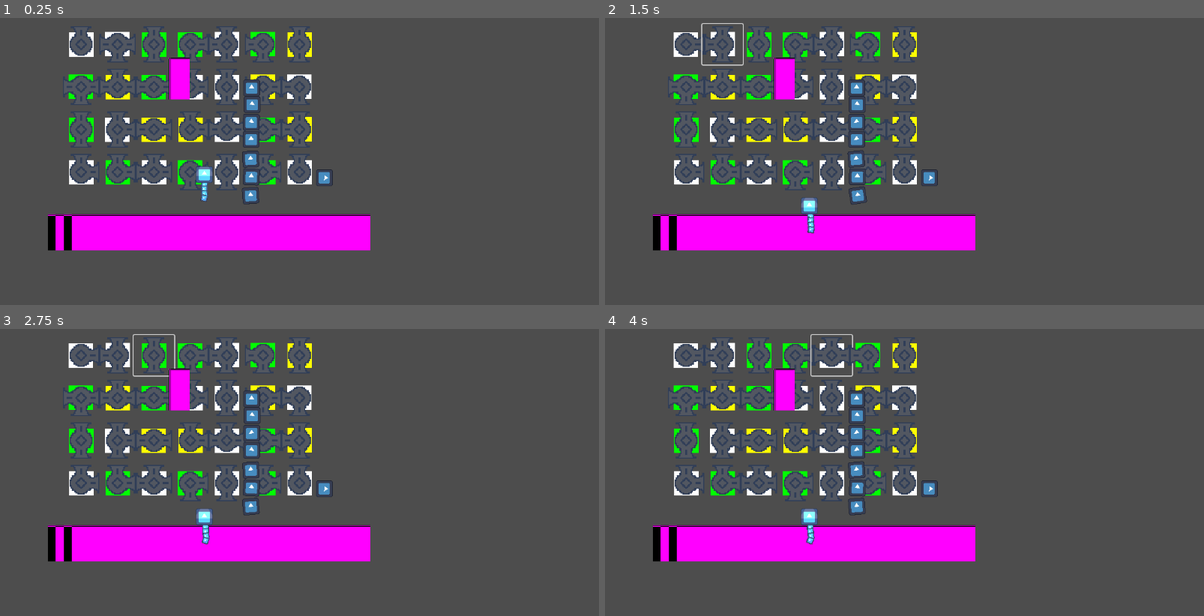
Above: before the commit, frames 1-4 (two rows, left to right).
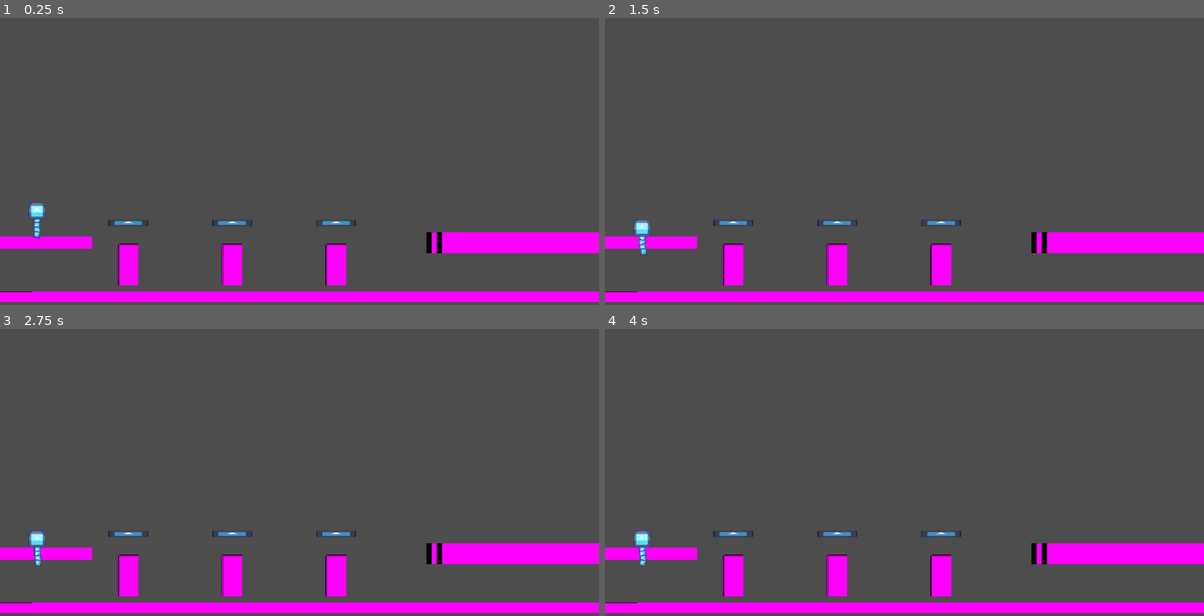
Above: after the commit, the same moments.

Repository: Daniel-M-C/CalgaryHacks2025
Game: Godot game, scene res://World/main_world.tscn
Same seed, same stepped clock (60 frames per second), same inputs: the game is played once before the commit and once after it. The engine's default icon, where the game draws it, is replaced by a stand-in: a white triangle on a blue panel in a dark square.
Inputs (mouse positions are in pixels of both pictures, inside the frame that each line leads up to):
- Up to frame 1 (0.25 s): no input
- Up to frame 2 (1.5 s): click (688, 43) at 0.52 s; click (724, 43) at 1.27 s
- Up to frame 3 (2.75 s): click (155, 354) at 2.02 s
- Up to frame 4 (4 s): click (796, 354) at 2.77 s; click (832, 354) at 3.52 s

The runs differ from the first frame. In frame 1, 21% of the frame differs, in the area x 0-100%, y 2-99%; in frame 2, 21%; in frame 3, 21%; in frame 4, 21%, in the area x 0-100%, y 1-99%.

Commit message:
Finish second level and add camera movement

Diff:
--- a/Animal/player_one.gd
+++ b/Animal/player_one.gd
@@ -42,13 +42,13 @@
 	move_and_slide()
 
 
-func _on_hurt_box_body_entered(body):
-	if (body.damage):
-		hp -= body.damge
+
+func _on_hurt_box_area_entered(area: Area2D) -> void:
+	if area.get("damage"):
+		hp -= area.damage
 	else:
 		hp -= 10
 
-	pass
 func _input(event):
 
 	if event.is_action_pressed("action"):
--- a/Animal/player_one.tscn
+++ b/Animal/player_one.tscn
@@ -58,7 +58,7 @@
 
 [node name="PlayerOne" type="CharacterBody2D"]
 z_index = 3
-collision_layer = 0
+collision_layer = 65536
 script = ExtResource("1_oi0yx")
 
 [node name="CollisionShape2D" type="CollisionShape2D" parent="."]
@@ -239,4 +239,5 @@
 scale = Vector2(0.25, 0.25)
 sprite_frames = SubResource("SpriteFrames_0h8gg")
 
+[connection signal="area_entered" from="HurtBox" to="." method="_on_hurt_box_area_entered"]
 [connection signal="body_entered" from="HurtBox" to="." method="_on_hurt_box_body_entered"]
--- a/World/AnimalInteract/sparkes.gd
+++ b/World/AnimalInteract/sparkes.gd
@@ -1,5 +1,7 @@
 extends Area2D
+class_name Hitbox
 
+var damage : float = 34
 
 # Called when the node enters the scene tree for the first time.
 func _ready():
--- a/World/AnimalInteract/sparkes.tscn
+++ b/World/AnimalInteract/sparkes.tscn
@@ -17,6 +17,9 @@
 "speed": 5.0
 }]
 
+[sub_resource type="RectangleShape2D" id="RectangleShape2D_ofwlg"]
+size = Vector2(60, 10)
+
 [node name="Sparkes" type="Area2D"]
 collision_layer = 8
 collision_mask = 0
@@ -28,3 +31,9 @@
 [node name="AnimatedSprite2D" type="AnimatedSprite2D" parent="."]
 scale = Vector2(0.6, 0.1)
 sprite_frames = SubResource("SpriteFrames_8mq5r")
+
+[node name="StaticBody2D" type="StaticBody2D" parent="."]
+
+[node name="CollisionShape2D" type="CollisionShape2D" parent="StaticBody2D"]
+position = Vector2(0, 12)
+shape = SubResource("RectangleShape2D_ofwlg")
--- /dev/null
+++ b/World/camera_2d.gd
@@ -0,0 +1,16 @@
+extends Camera2D
+
+const level_position_offset : float = 1152
+const move_speed : float = 500
+const move_speed_lerp : float = 1
+
+var level_num : int = 0
+
+
+func _on_camera_trigger_body_entered(body: Node2D) -> void:
+	if is_instance_of(body, Player):#body.get_script() is Player:
+		level_num += 1
+		pass
+
+func _process(delta: float) -> void:
+	global_position = global_position.lerp(Vector2(level_position_offset * level_num, global_position.y), move_speed_lerp * delta)
--- a/World/main_world.tscn
+++ b/World/main_world.tscn
@@ -1,22 +1,82 @@
-[gd_scene load_steps=7 format=3 uid="uid://i5nl44n31aam"]
+[gd_scene load_steps=9 format=3 uid="uid://i5nl44n31aam"]
 
 [ext_resource type="PackedScene" uid="uid://dwryfod28727j" path="res://World/InteractibleObjects/draggable_platform.tscn" id="1_16qqv"]
+[ext_resource type="Script" uid="uid://b5n1cdon6r4qt" path="res://World/camera_2d.gd" id="1_cyt26"]
 [ext_resource type="PackedScene" uid="uid://ctkpfei25vhd4" path="res://Animal/player_one.tscn" id="2_rocas"]
 [ext_resource type="PackedScene" uid="uid://bhsrdhvqho0uw" path="res://World/AnimalInteract/cable.tscn" id="3_r6447"]
 [ext_resource type="PackedScene" uid="uid://cvl2y5enk7w5q" path="res://World/AnimalInteract/plug.tscn" id="5_8h63e"]
 [ext_resource type="PackedScene" uid="uid://bl62rm785ghlx" path="res://World/InteractibleObjects/pipe_puzzle.tscn" id="5_8rdcw"]
 [ext_resource type="PackedScene" uid="uid://bruuxa7166cbx" path="res://World/AnimalInteract/sparkes.tscn" id="6_8h63e"]
 
+[sub_resource type="RectangleShape2D" id="RectangleShape2D_8h63e"]
+size = Vector2(40, 70)
+
 [node name="MainWorld" type="Node2D"]
 
+[node name="Camera2D" type="Camera2D" parent="."]
+offset = Vector2(576, 324)
+script = ExtResource("1_cyt26")
+
+[node name="PlayerOne" parent="." instance=ExtResource("2_rocas")]
+position = Vector2(71, 439)
+
+[node name="JumpingLevel" type="Node2D" parent="."]
+
+[node name="Start" type="Marker2D" parent="JumpingLevel"]
+position = Vector2(0.5, 190.5)
+gizmo_extents = 460.0
+
+[node name="End" type="Marker2D" parent="JumpingLevel"]
+position = Vector2(1152.5, 196.5)
+gizmo_extents = 456.6
+
+[node name="Start2" parent="JumpingLevel" instance=ExtResource("1_16qqv")]
+position = Vector2(-23, 528)
+scale = Vector2(10, 0.3)
+
+[node name="Floor" parent="JumpingLevel" instance=ExtResource("1_16qqv")]
+position = Vector2(1294, 632)
+scale = Vector2(100, 0.25)
+
+[node name="DraggablePlatform" parent="JumpingLevel" instance=ExtResource("1_16qqv")]
+position = Vector2(246, 570.5)
+min_y = -200.0
+
+[node name="DraggablePlatform2" parent="JumpingLevel" instance=ExtResource("1_16qqv")]
+position = Vector2(446, 570.5)
+min_y = -200.0
+
+[node name="DraggablePlatform3" parent="JumpingLevel" instance=ExtResource("1_16qqv")]
+position = Vector2(646, 570.5)
+min_y = -200.0
+
+[node name="Sparkes" parent="JumpingLevel" instance=ExtResource("6_8h63e")]
+position = Vector2(246.5, 490)
+
+[node name="Sparkes2" parent="JumpingLevel" instance=ExtResource("6_8h63e")]
+position = Vector2(446.5, 490)
+
+[node name="Sparkes3" parent="JumpingLevel" instance=ExtResource("6_8h63e")]
+position = Vector2(646.5, 490)
+
+[node name="DraggablePlatform4" parent="JumpingLevel" instance=ExtResource("1_16qqv")]
+position = Vector2(1020, 528)
+scale = Vector2(10, 0.5)
+
+[node name="CameraTrigger" type="Area2D" parent="JumpingLevel"]
+position = Vector2(1083, 456)
+collision_layer = 65536
+collision_mask = 65536
+
+[node name="CollisionShape2D" type="CollisionShape2D" parent="JumpingLevel/CameraTrigger"]
+shape = SubResource("RectangleShape2D_8h63e")
+
 [node name="WaterLevel" type="Node2D" parent="."]
+position = Vector2(1152, 0)
 
 [node name="DraggablePlatform" parent="WaterLevel" instance=ExtResource("1_16qqv")]
 position = Vector2(345, 212)
 lock_x = true
-
-[node name="PlayerOne" parent="WaterLevel" instance=ExtResource("2_rocas")]
-position = Vector2(393, 369)
 
 [node name="DraggablePlatform2" parent="WaterLevel" instance=ExtResource("1_16qqv")]
 position = Vector2(402, 508)
@@ -33,33 +93,8 @@
 
 [node name="CanvasLayer" type="CanvasLayer" parent="WaterLevel"]
 layer = -2
+visible = false
 
 [node name="PipePuzzle" parent="WaterLevel/CanvasLayer" instance=ExtResource("5_8rdcw")]
 
-[node name="JumpingLevel" type="Node2D" parent="."]
-
-[node name="Start" type="Marker2D" parent="JumpingLevel"]
-position = Vector2(1154, 191)
-gizmo_extents = 461.5
-
-[node name="End" type="Marker2D" parent="JumpingLevel"]
-position = Vector2(2306, 197)
-gizmo_extents = 456.6
-
-[node name="DraggablePlatform" parent="JumpingLevel" instance=ExtResource("1_16qqv")]
-position = Vector2(1400, 550)
-
-[node name="DraggablePlatform2" parent="JumpingLevel" instance=ExtResource("1_16qqv")]
-position = Vector2(1600, 550)
-
-[node name="DraggablePlatform3" parent="JumpingLevel" instance=ExtResource("1_16qqv")]
-position = Vector2(1800, 550)
-
-[node name="Sparkes" parent="JumpingLevel" instance=ExtResource("6_8h63e")]
-position = Vector2(1400, 470)
-
-[node name="Sparkes2" parent="JumpingLevel" instance=ExtResource("6_8h63e")]
-position = Vector2(1600, 470)
-
-[node name="Sparkes3" parent="JumpingLevel" instance=ExtResource("6_8h63e")]
-position = Vector2(1800, 470)
+[connection signal="body_entered" from="JumpingLevel/CameraTrigger" to="Camera2D" method="_on_camera_trigger_body_entered"]
--- a/project.godot
+++ b/project.godot
@@ -49,6 +49,7 @@
 2d_physics/layer_2="AnimalAction"
 2d_physics/layer_3="AnimalCarry"
 2d_physics/layer_4="PlayerHurter"
+2d_physics/layer_17="Camera"
 
 [rendering]
 
Not shown: 1 places in World/AnimalInteract/sparkes.tscn that only renumber resources
Not shown, added: World/camera_2d.gd.uid
